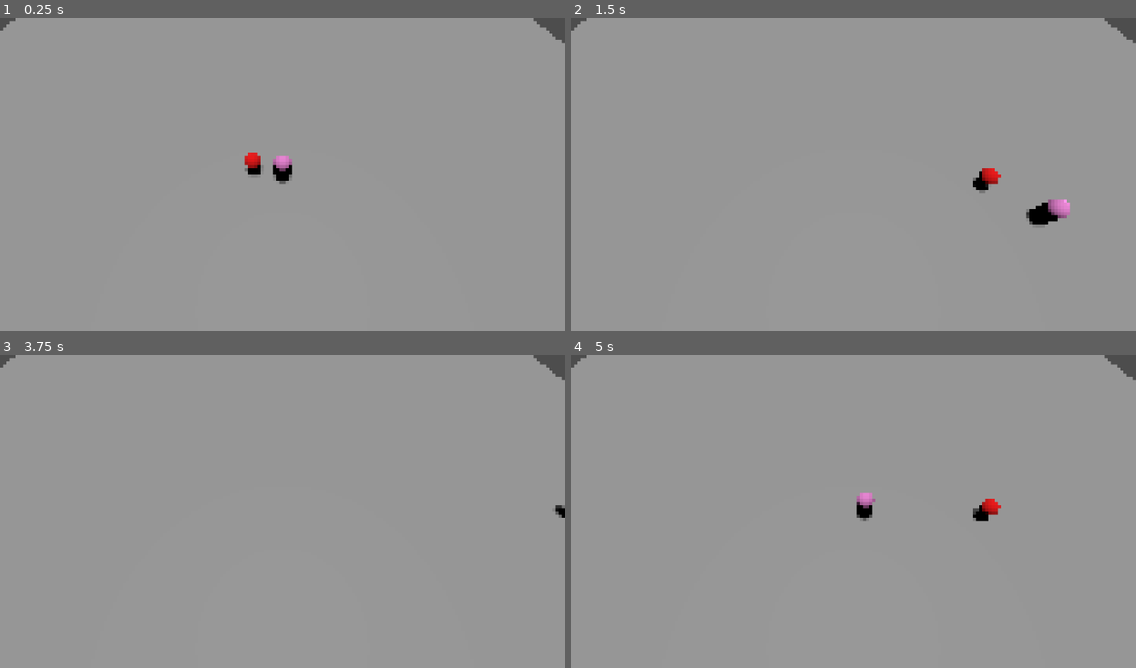
Above: before the commit, frames 1-4 (two rows, left to right).
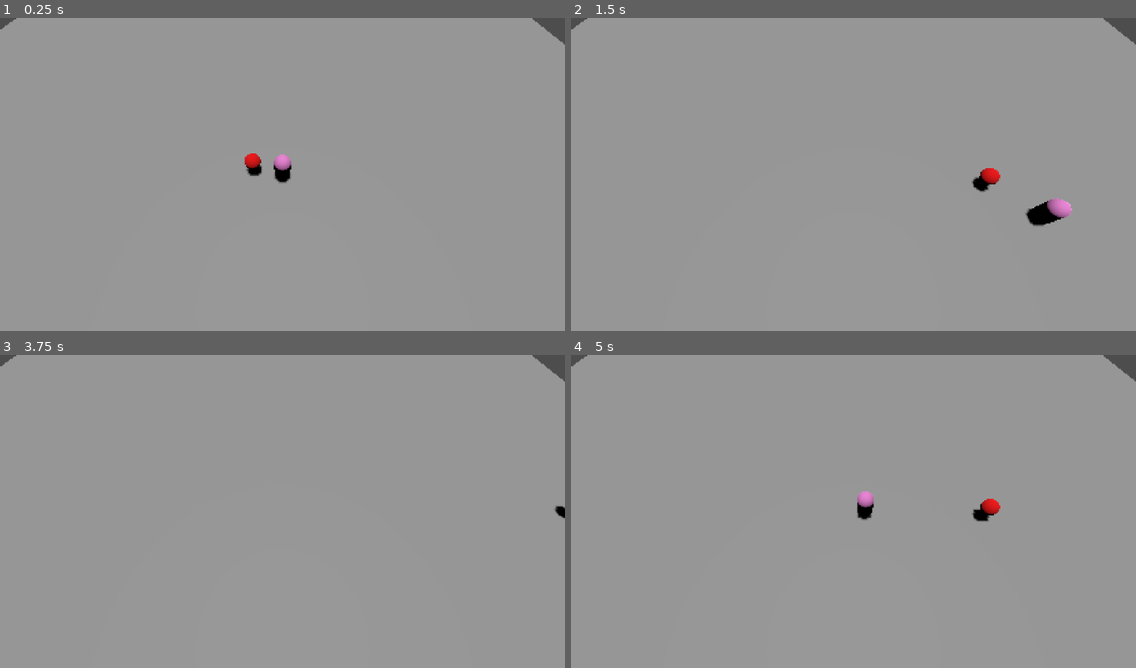
Above: after the commit, the same moments.

Repository: malouluna/graveyard
Game: Godot game, scene res://main.tscn
Two runs of this game, one before a commit and one after it. Both use one fixed random seed, a clock stepped at 60 frames per second and the inputs below.
Inputs:
- Up to frame 1 (0.25 s): no input
- Up to frame 2 (1.5 s): hold D (move_right) 0.53-1.28 s; tap Space (jump) at 0.77 s; hold S (move_back) from 1.28 s (still down)
- Up to frame 3 (3.75 s): tap Space (jump) at 1.52, 3.02, 3.5 s; release S (move_back) at 2.03 s; hold D (move_right) 2.03-2.78 s; tap Enter at 2.75 s; hold W (move_forward) 2.78-3.53 s; hold A (move_left) from 3.53 s (still down)
- Up to frame 4 (5 s): keep holding A (move_left); tap Space (jump) at 3.77, 4.52 s

The runs differ from the first frame. In frame 1, 0.2% of the frame differs, in the area x 0-100%, y 0-54%; in frame 2, 0.2%, in the area x 0-100%, y 0-67%; in frame 3, less than 0.1%; in frame 4, 0.2%.

Commit message:
Pixel Auflösung angepasst

Diff:
--- a/main.tscn
+++ b/main.tscn
@@ -23,12 +23,12 @@
 grow_horizontal = 2
 grow_vertical = 2
 stretch = true
-stretch_shrink = 10
+stretch_shrink = 4
 metadata/_edit_use_anchors_ = true
 
 [node name="SubViewport" type="SubViewport" parent="SubViewportContainer"]
 handle_input_locally = false
-size = Vector2i(180, 100)
+size = Vector2i(450, 250)
 render_target_update_mode = 4
 
 [node name="Ground" type="StaticBody3D" parent="SubViewportContainer/SubViewport" groups=["navigation_mesh_source_group"]]
